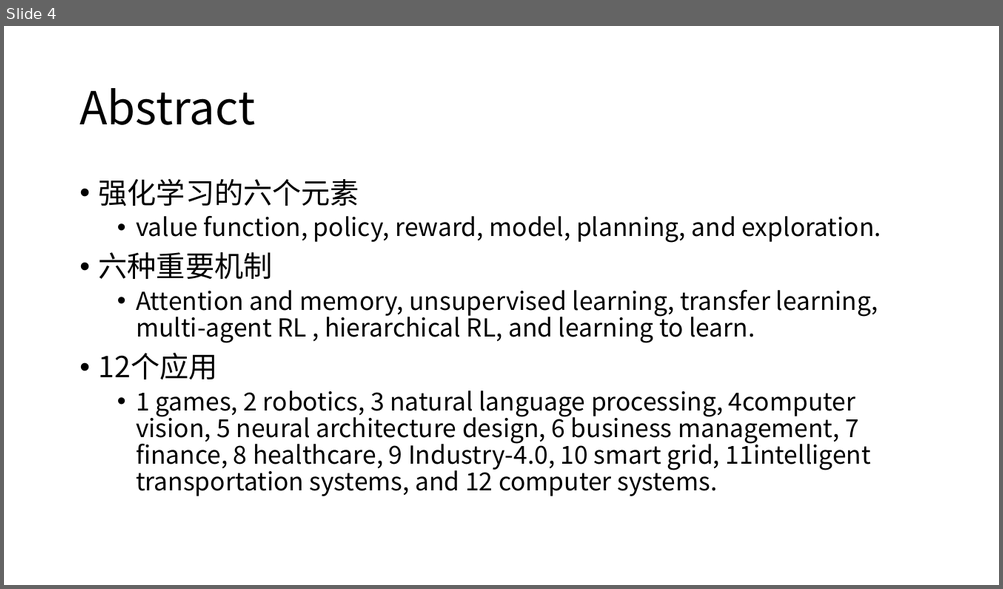
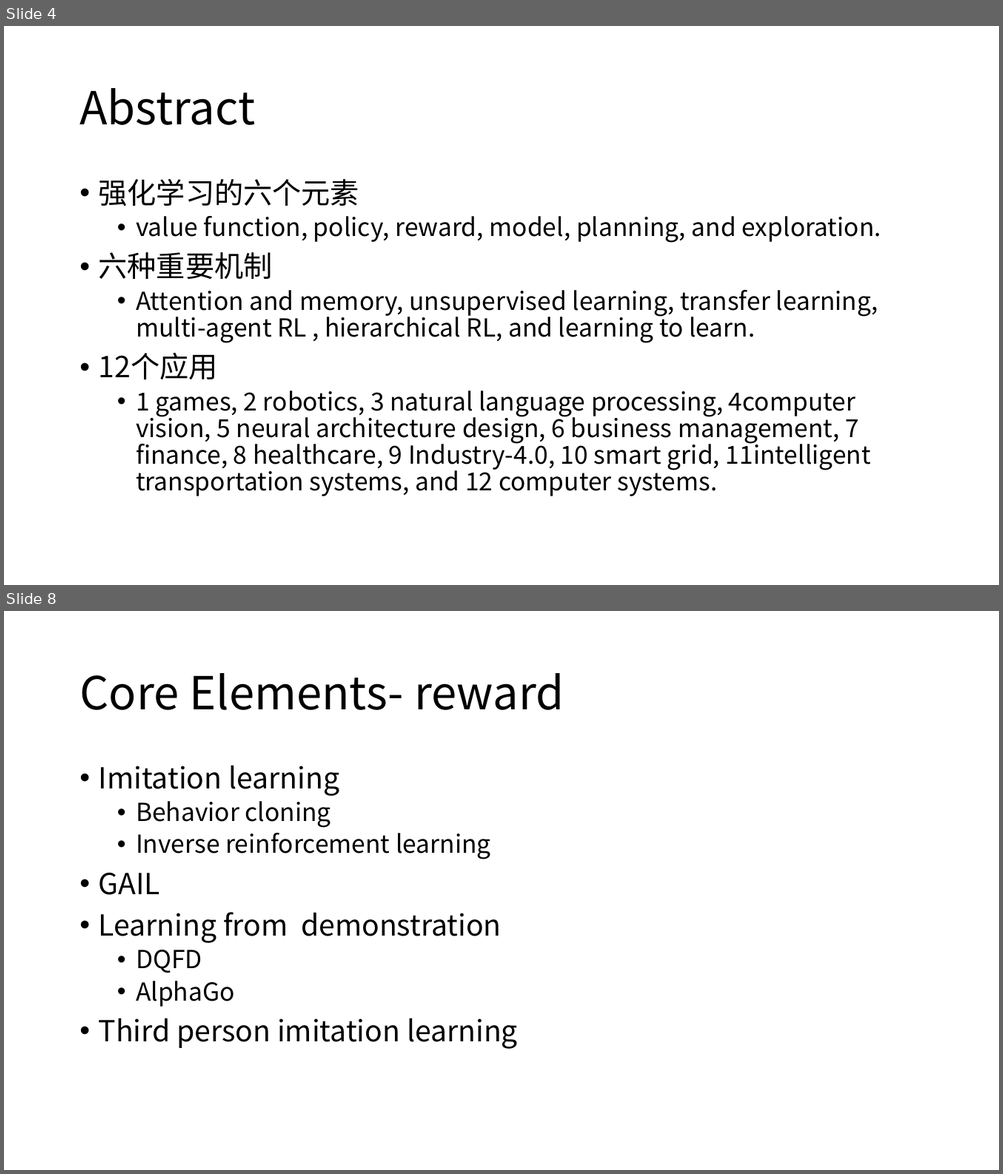
Before and after one commit to kangyongxin/0-RL-GameReviewPapers, a slide deck: Note_RLGameReviewPapers.pptx. Shown one above the other, each under a label of ours: slide 4 before the commit, slides 4 and 8 after it; the slides between them are not shown. The pictures are 1003x589 and 1003x1174 pixels, drawn with LibreOffice and Linux fonts; fonts in the diff are those of the drawing. Boxes give left, top, right and bottom in pixels: in the first picture for what was removed or moved away, otherwise in the second. Text is boxed around its words. In the diff, an @@ line names an element or a change of style, - is before the commit and + after.

```diff
--- a/Note_RLGameReviewPapers.pptx
+++ b/Note_RLGameReviewPapers.pptx
@@ slide 8 added at box(4, 611, 999, 1170), background #FFFFFF @@
@@ title added at box(79, 673, 564, 710), 44 pt, text #000000 @@
+Core Elements- reward
@@ text added at box(99, 765, 518, 1049), 28 pt, text #000000 @@
+• Imitation learning
+  • Behavior cloning
+  • Inverse reinforcement learning
+• GAIL
+• Learning from demonstration
+  • DQFD
+  • AlphaGo
+• Third person imitation learning
```
Also in this commit, not shown: 2 slides changed, 15 other slides added, 1 other file.
